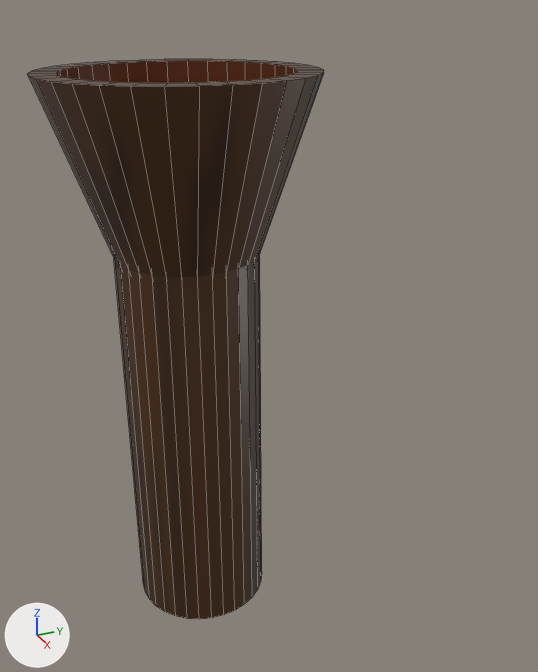
Two versions of the FBX model Assets/Models/Torch.fbx, one commit apart.
One viewpoint serves both versions: a camera (50 mm lens) standing at (9.44, -3.02, 8.93) and looking at (-0.06, 1.26, 4.18). Arrows for +X, +Y and +Z are at lower left; the lights stay in place. Mesh edges are drawn as thin lines.

Names of what the first picture shows: 'Torch'.
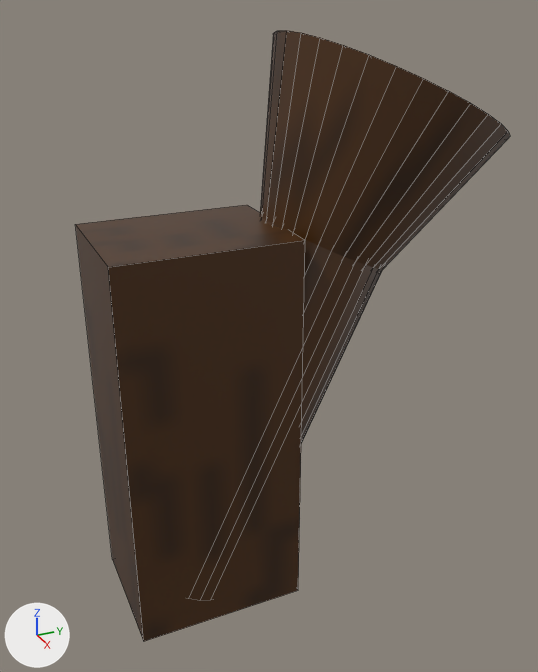
Pixel boxes (x1, y1, x2, y2) of what changed, in the pictures (538 x 672 px; the box of a moved part takes in the faces that stretch with it):
'Torch', reshaped, moved, rescaled (47% wider, 9% taller): before (28, 59, 324, 619); after (75, 30, 510, 642)
part 1 of me_cylinder_001, added (brown): after (75, 205, 305, 642)
part 2 of me_cylinder_001, moved or reshaped: before (114, 254, 262, 619); after (261, 217, 382, 444)
part 3 of me_cylinder_001, moved or reshaped: before (28, 59, 324, 277); after (260, 30, 510, 270)

The change in detail:
me_cylinder_001 is used by ob_torch; location (0.0, 0.0, 3.5); scale (1.0, 1.0, 3.5).
me_cylinder_001 had 161 vertices, 131 faces and spanned x -1.81..1.81, y -1.81..1.81, z -1.0..1.31.
me_cylinder_001 now has 169 vertices, 137 faces and spans x -1.81..1.81, y -1.0..3.64, z -1.0..1.84.
me_cylinder_001 part 1: a new loose piece, a box spanning x -1.0..1.0, y -1.0..1.0, z -1.0..1.0, in mat_torch (picture img_objectmesh_textureatlas_png).
me_cylinder_001 part 2: the loose piece of 64 vertices spanning x -1.0..1.0, y -1.0..1.0, z -1.0..1.0 is multiplied about its middle by the matrix ((1.0, 0.0, 0.0), (0.0, 0.69, 1.159), (0.0, -0.144, 1.052)), then moved by (0.0, 0.87, 0.2).
me_cylinder_001 part 3: the loose piece of 97 vertices spanning x -1.81..1.81, y -1.81..1.81, z -0.2..1.31 is multiplied about its middle by the matrix ((1.0, 0.0, 0.0), (0.0, 0.69, 1.159), (0.0, -0.144, 1.052)), then moved by (0.0, 1.51, 0.23).
Object 'Torch' (ob_torch) moves from (0.0, 0.0, 3.5) to (0.0, 0.0, 3.0).
Object 'Torch' (ob_torch) is rescaled from (1.0, 1.0, 3.5) to (1.0, 1.31, 3.0).
